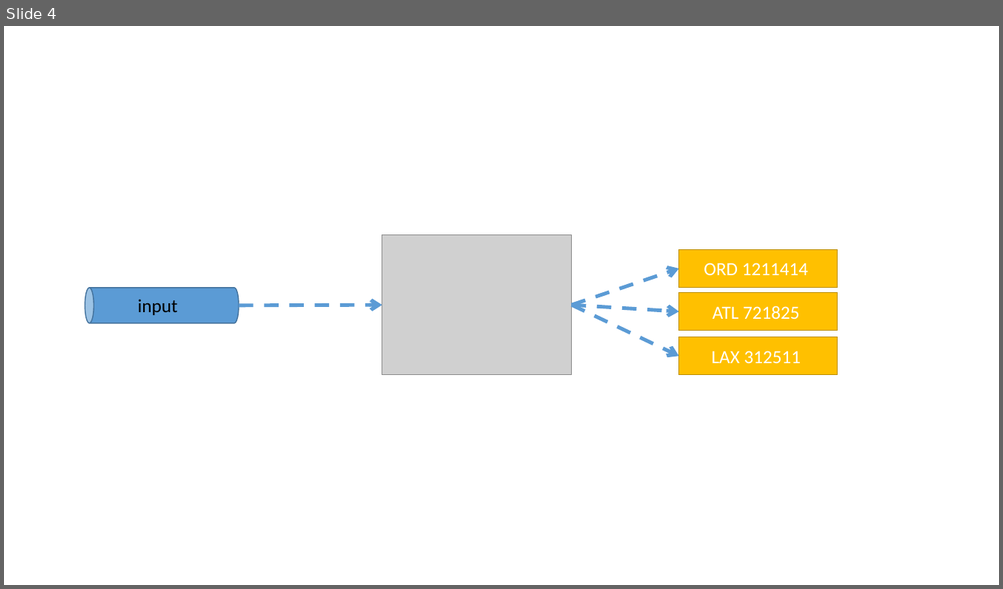
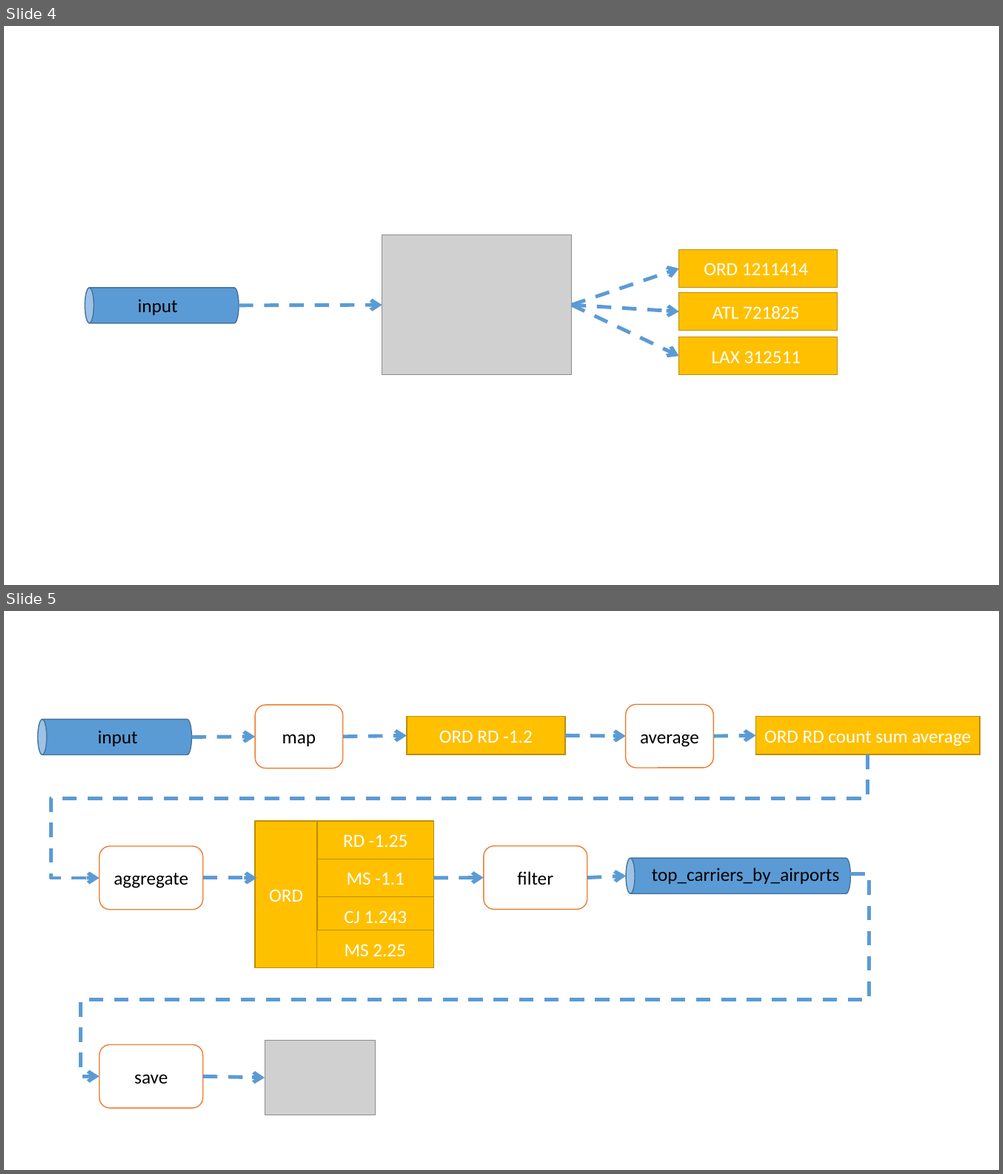
Before and after one commit to gitaroktato/cloud-capstone, a slide deck: documentation/streaming-system-overview.pptx. Shown one above the other, each under a label of ours: slide 4 before the commit, slides 4 and 5 after it. The pictures are 1003x589 and 1003x1174 pixels, drawn with LibreOffice and Linux fonts; fonts in the diff are those of the drawing; grey boxes stand for pictures. Boxes give left, top, right and bottom in pixels: in the first picture for what was removed or moved away, otherwise in the second. Text is boxed around its words. In the diff, an @@ line names an element or a change of style, - is before the commit and + after.

```diff
--- a/documentation/streaming-system-overview.pptx
+++ b/documentation/streaming-system-overview.pptx
@@ slide 5 added at box(4, 611, 999, 1170), background #FFFFFF @@
@@ cylinder added at box(38, 719, 192, 755), fill #5B9BD5, outline #43739E 1 pt @@
@@ rounded rectangle added at box(255, 705, 343, 769), outline #ED7D31 1 pt, 18 pt, text #000000 @@
+map
@@ rectangle added at box(407, 717, 565, 755), fill #FFC000, outline #BD8E00 1 pt, 18 pt, text #FFFFFF @@
+ORD RD -1.2
@@ rounded rectangle added at box(626, 704, 714, 768), outline #ED7D31 1 pt, 18 pt, text #000000 @@
+average
@@ rectangle added at box(756, 717, 980, 755), fill #FFC000, outline #BD8E00 1 pt, 18 pt, text #FFFFFF @@
+ORD RD count sum average
@@ text added at box(98, 730, 138, 746), 18 pt, text #000000 @@
+input
@@ arrow added from (192, 737) to (255, 736), #5B9BD5 3.5 pt dashed @@
@@ arrow added from (343, 736) to (407, 735), #5B9BD5 3.5 pt dashed @@
@@ arrow added from (565, 735) to (626, 736), #5B9BD5 3.5 pt dashed @@
@@ arrow added from (714, 736) to (756, 735), #5B9BD5 3.5 pt dashed @@
@@ elbow arrow added from (868, 755) to (99, 878), #5B9BD5 3.5 pt dashed @@
@@ rectangle added at box(255, 821, 316, 968), fill #FFC000, outline #BD8E00 1 pt, 18 pt, text #FFFFFF @@
+ORD
@@ rectangle added at box(317, 821, 434, 860), fill #FFC000, outline #BD8E00 1 pt, 18 pt, text #FFFFFF @@
+RD -1.25
@@ rounded rectangle added at box(99, 847, 203, 910), outline #ED7D31 1 pt, 18 pt, text #000000 @@
+aggregate
@@ rounded rectangle added at box(484, 846, 587, 909), outline #ED7D31 1 pt, 18 pt, text #000000 @@
+filter
@@ elbow arrow added from (850, 874) to (99, 1076), #5B9BD5 3.5 pt dashed @@
@@ rectangle added at box(317, 860, 434, 897), fill #FFC000, outline #BD8E00 1 pt, 18 pt, text #FFFFFF @@
+MS -1.1
@@ arrow added from (587, 878) to (626, 876), #5B9BD5 3.5 pt dashed @@
@@ cylinder added at box(626, 858, 851, 894), fill #5B9BD5, outline #43739E 1 pt @@
@@ text added at box(652, 868, 839, 884), 18 pt, text #000000 @@
+top_carriers_by_airports
@@ arrow added from (203, 878) to (257, 878), #5B9BD5 3.5 pt dashed @@
@@ rectangle added at box(317, 897, 434, 935), fill #FFC000, outline #BD8E00 1 pt, 18 pt, text #FFFFFF @@
+CJ 1.243
@@ arrow added from (434, 878) to (484, 878), #5B9BD5 3.5 pt dashed @@
@@ rectangle added at box(316, 931, 434, 968), fill #FFC000, outline #BD8E00 1 pt, 18 pt, text #FFFFFF @@
+MS 2.25
@@ rounded rectangle added at box(99, 1045, 203, 1109), outline #ED7D31 1 pt, 18 pt, text #000000 @@
+save
@@ picture added at box(264, 1041, 375, 1116) @@
@@ arrow added from (203, 1076) to (264, 1078), #5B9BD5 3.5 pt dashed @@
```
Also in this commit, not shown: 1 other slide added, 6 other files.
